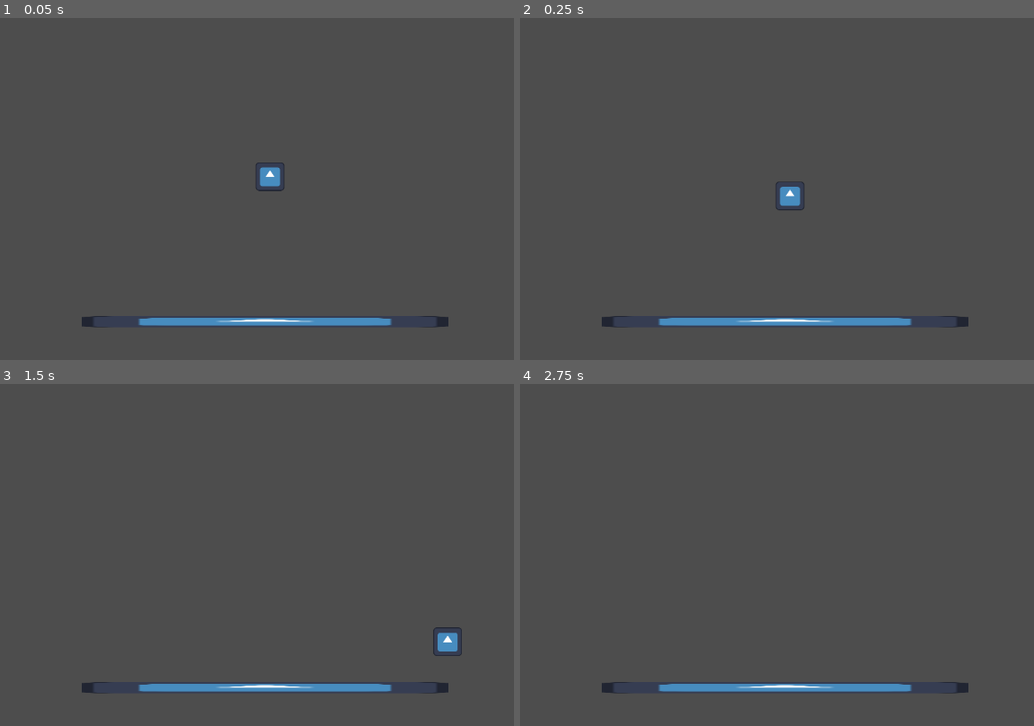
Above: before the commit, frames 1-4 (two rows, left to right).
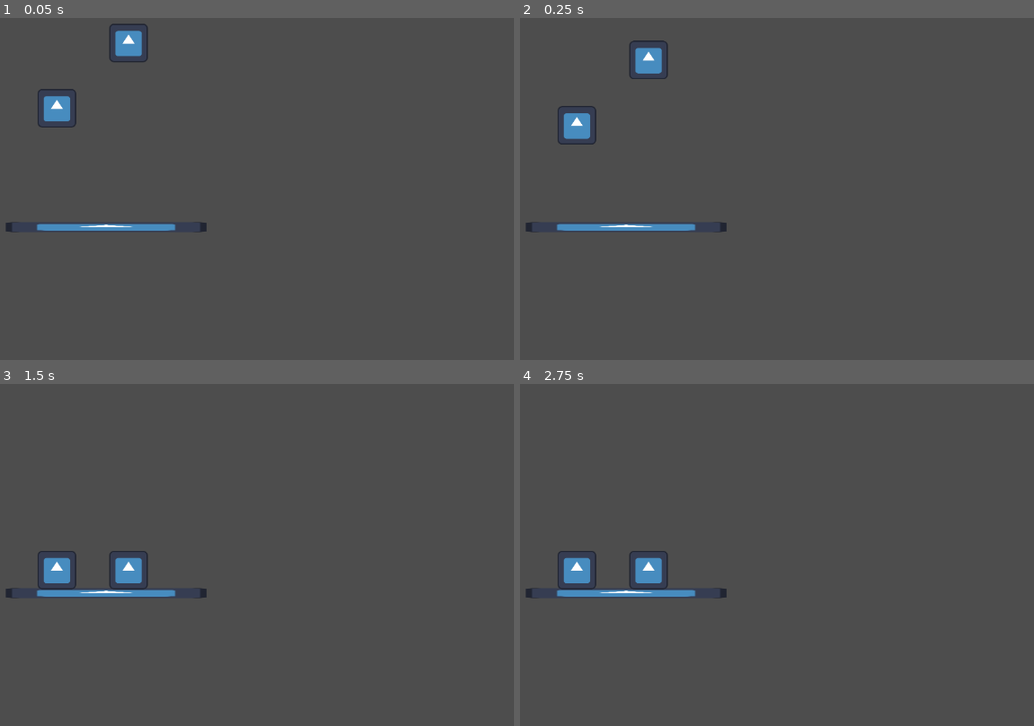
Above: after the commit, the same moments.

Repository: sunstone52/gmtk-gamejam-2024
Game: Godot game, scene res://scenes/scale_no_physics.tscn
Same seed, same stepped clock (60 frames per second), same inputs: the game is played once before the commit and once after it. Before the commit the project starts from res://scenes/scene.tscn. The engine's default icon, where the game draws it, is replaced by a stand-in: a white triangle on a blue panel in a dark square.
Inputs (mouse positions are in pixels of both pictures, inside the frame that each line leads up to):
- Up to frame 1 (0.05 s): no input
- Up to frame 2 (0.25 s): no input
- Up to frame 3 (1.5 s): tap Enter (ui_accept) at 0.5, 0.77 s; move the mouse to (272, 626) at 0.52 s; hold Right (ui_right) from 0.53 s (still down); click (272, 626) at 0.67 s; move the mouse to (128, 561) at 1.27 s; click (128, 561) at 1.42 s
- Up to frame 4 (2.75 s): tap Enter (ui_accept) at 1.52 s; move the mouse to (864, 452) at 2.02 s; release Right (ui_right) at 2.03 s; hold Left (ui_left) from 2.03 s (still down); click (864, 452) at 2.17 s

The runs differ from the first frame. In frame 1, 3.3% of the frame differs, in the area x 1-88%, y 1-91%; in frame 2, 3.3%; in frame 3, 3.3%, in the area x 1-90%, y 48-91%; in frame 4, 3.0%.

Commit message:
work on scale stuff

Diff:
--- a/project.godot
+++ b/project.godot
@@ -11,7 +11,7 @@
 [application]
 
 config/name="gmtk-jam-2024"
-run/main_scene="res://scenes/scene.tscn"
+run/main_scene="res://scenes/scale_no_physics.tscn"
 config/features=PackedStringArray("4.3", "Forward Plus")
 config/icon="res://assets/icon.svg"
 
--- /dev/null
+++ b/scenes/scale.tscn
@@ -0,0 +1,148 @@
+[gd_scene load_steps=8 format=3 uid="uid://cebi66gxphkvp"]
+
+[ext_resource type="Texture2D" uid="uid://cvva14e7sm8vn" path="res://assets/icon.svg" id="1_lgvta"]
+[ext_resource type="Script" path="res://scripts/arm.gd" id="2_sq6mw"]
+
+[sub_resource type="PhysicsMaterial" id="PhysicsMaterial_pqu1g"]
+
+[sub_resource type="RectangleShape2D" id="RectangleShape2D_3b2b5"]
+
+[sub_resource type="RectangleShape2D" id="RectangleShape2D_pi23k"]
+size = Vector2(58, 58)
+
+[sub_resource type="RectangleShape2D" id="RectangleShape2D_tht2w"]
+size = Vector2(466, 20)
+
+[sub_resource type="RectangleShape2D" id="RectangleShape2D_d1d0g"]
+size = Vector2(578, 20)
+
+[node name="Scene" type="Node2D"]
+
+[node name="Floor" type="StaticBody2D" parent="."]
+visible = false
+position = Vector2(570, 612)
+scale = Vector2(1.84082, 1)
+physics_material_override = SubResource("PhysicsMaterial_pqu1g")
+
+[node name="Sprite2D" type="Sprite2D" parent="Floor"]
+scale = Vector2(4.58877, 0.146794)
+texture = ExtResource("1_lgvta")
+
+[node name="CollisionShape2D" type="CollisionShape2D" parent="Floor"]
+scale = Vector2(29.28, 1)
+shape = SubResource("RectangleShape2D_3b2b5")
+disabled = true
+
+[node name="Object" type="RigidBody2D" parent="."]
+position = Vector2(847, 470)
+mass = 2.0
+
+[node name="CollisionShape2D" type="CollisionShape2D" parent="Object"]
+shape = SubResource("RectangleShape2D_pi23k")
+
+[node name="Sprite2D" type="Sprite2D" parent="Object"]
+scale = Vector2(0.484375, 0.484375)
+texture = ExtResource("1_lgvta")
+
+[node name="Scale" type="Node2D" parent="."]
+position = Vector2(0, 73)
+
+[node name="Arm" type="Node2D" parent="Scale"]
+
+[node name="Arm Pivot" type="PinJoint2D" parent="Scale/Arm"]
+position = Vector2(576, 140)
+node_a = NodePath("../Static")
+node_b = NodePath("../Arm")
+
+[node name="Static" type="StaticBody2D" parent="Scale/Arm"]
+position = Vector2(576, 187)
+scale = Vector2(0.191655, 0.191655)
+
+[node name="Sprite2D" type="Sprite2D" parent="Scale/Arm/Static"]
+visible = false
+scale = Vector2(0.328125, 0.328125)
+texture = ExtResource("1_lgvta")
+
+[node name="CollisionShape2D" type="CollisionShape2D" parent="Scale/Arm/Static"]
+scale = Vector2(0.0873313, -2.00027)
+shape = SubResource("RectangleShape2D_tht2w")
+disabled = true
+
+[node name="Arm" type="RigidBody2D" parent="Scale/Arm"]
+position = Vector2(575, 166)
+script = ExtResource("2_sq6mw")
+
+[node name="Sprite2D" type="Sprite2D" parent="Scale/Arm/Arm"]
+scale = Vector2(4.56404, 0.122629)
+texture = ExtResource("1_lgvta")
+
+[node name="CollisionShape2D" type="CollisionShape2D" parent="Scale/Arm/Arm"]
+shape = SubResource("RectangleShape2D_d1d0g")
+
+[node name="Left" type="Node2D" parent="Scale/Arm/Arm"]
+
+[node name="LeftPivot" type="StaticBody2D" parent="Scale/Arm/Arm/Left"]
+position = Vector2(-299, 4)
+
+[node name="CollisionShape2D" type="CollisionShape2D" parent="Scale/Arm/Arm/Left/LeftPivot"]
+scale = Vector2(0.0873313, -2.00027)
+shape = SubResource("RectangleShape2D_tht2w")
+disabled = true
+
+[node name="Left Joint" type="PinJoint2D" parent="Scale/Arm/Arm/Left"]
+position = Vector2(-299, 4)
+node_a = NodePath("../LeftPivot")
+node_b = NodePath("../RigidBody2D2")
+
+[node name="RigidBody2D2" type="RigidBody2D" parent="Scale/Arm/Arm/Left"]
+position = Vector2(-300, 304)
+mass = 2.0
+
+[node name="Sprite2D" type="Sprite2D" parent="Scale/Arm/Arm/Left/RigidBody2D2"]
+scale = Vector2(3.64908, 0.160649)
+texture = ExtResource("1_lgvta")
+
+[node name="CollisionShape2D" type="CollisionShape2D" parent="Scale/Arm/Arm/Left/RigidBody2D2"]
+shape = SubResource("RectangleShape2D_tht2w")
+
+[node name="Sprite2D" type="Sprite2D" parent="Scale/Arm/Arm/Left"]
+visible = false
+position = Vector2(-299, 4)
+scale = Vector2(0.328125, 0.328125)
+texture = ExtResource("1_lgvta")
+
+[node name="Right" type="Node2D" parent="Scale/Arm/Arm"]
+position = Vector2(587, 0)
+
+[node name="LeftPivot" type="StaticBody2D" parent="Scale/Arm/Arm/Right"]
+position = Vector2(-299, 4)
+
+[node name="CollisionShape2D" type="CollisionShape2D" parent="Scale/Arm/Arm/Right/LeftPivot"]
+scale = Vector2(0.0873313, -2.00027)
+shape = SubResource("RectangleShape2D_tht2w")
+disabled = true
+
+[node name="Left Joint" type="PinJoint2D" parent="Scale/Arm/Arm/Right"]
+position = Vector2(-299, 4)
+node_a = NodePath("../LeftPivot")
+node_b = NodePath("../RigidBody2D2")
+
+[node name="RigidBody2D2" type="RigidBody2D" parent="Scale/Arm/Arm/Right"]
+position = Vector2(-300, 304)
+mass = 2.0
+
+[node name="Sprite2D" type="Sprite2D" parent="Scale/Arm/Arm/Right/RigidBody2D2"]
+scale = Vector2(3.64908, 0.160649)
+texture = ExtResource("1_lgvta")
+
+[node name="CollisionShape2D" type="CollisionShape2D" parent="Scale/Arm/Arm/Right/RigidBody2D2"]
+shape = SubResource("RectangleShape2D_tht2w")
+
+[node name="Sprite2D" type="Sprite2D" parent="Scale/Arm/Arm/Right"]
+visible = false
+position = Vector2(-299, 4)
+scale = Vector2(0.328125, 0.328125)
+texture = ExtResource("1_lgvta")
+
+[node name="Camera2D" type="Camera2D" parent="."]
+position = Vector2(577, 323)
--- /dev/null
+++ b/scenes/scale_no_physics.tscn
@@ -0,0 +1,65 @@
+[gd_scene load_steps=7 format=3 uid="uid://cfvt2halb0gvi"]
+
+[ext_resource type="Script" path="res://scripts/scale_no_physics.gd" id="1_1ugf7"]
+[ext_resource type="Texture2D" uid="uid://cvva14e7sm8vn" path="res://assets/icon.svg" id="1_c2etf"]
+[ext_resource type="Script" path="res://scripts/mouse_controllable.gd" id="3_tcidc"]
+
+[sub_resource type="RectangleShape2D" id="RectangleShape2D_h73cy"]
+size = Vector2(46, 46)
+
+[sub_resource type="RectangleShape2D" id="RectangleShape2D_too0b"]
+
+[sub_resource type="RectangleShape2D" id="RectangleShape2D_vfsgr"]
+size = Vector2(58, 58)
+
+[node name="Scale" type="Node2D"]
+script = ExtResource("1_1ugf7")
+
+[node name="Left Platform" type="Node2D" parent="."]
+position = Vector2(313, 407)
+scale = Vector2(7, 0.366)
+
+[node name="StaticBody2D" type="StaticBody2D" parent="Left Platform"]
+
+[node name="CollisionShape2D" type="CollisionShape2D" parent="Left Platform/StaticBody2D"]
+shape = SubResource("RectangleShape2D_h73cy")
+
+[node name="Sprite2D" type="Sprite2D" parent="Left Platform"]
+scale = Vector2(0.359375, 0.359375)
+texture = ExtResource("1_c2etf")
+
+[node name="LeftArea" type="Area2D" parent="Left Platform"]
+unique_name_in_owner = true
+position = Vector2(-0.285714, -355.191)
+scale = Vector2(2.67979, -32.2365)
+
+[node name="CollisionShape2D" type="CollisionShape2D" parent="Left Platform/LeftArea"]
+shape = SubResource("RectangleShape2D_too0b")
+
+[node name="Object" type="RigidBody2D" parent="."]
+position = Vector2(234, 215)
+mass = 2.0
+
+[node name="CollisionShape2D" type="CollisionShape2D" parent="Object"]
+shape = SubResource("RectangleShape2D_vfsgr")
+
+[node name="Sprite2D" type="Sprite2D" parent="Object"]
+scale = Vector2(0.484375, 0.484375)
+texture = ExtResource("1_c2etf")
+
+[node name="MouseControllable" type="Node" parent="Object"]
+script = ExtResource("3_tcidc")
+
+[node name="Object2" type="RigidBody2D" parent="."]
+position = Vector2(349, 110)
+mass = 2.0
+
+[node name="CollisionShape2D" type="CollisionShape2D" parent="Object2"]
+shape = SubResource("RectangleShape2D_vfsgr")
+
+[node name="Sprite2D" type="Sprite2D" parent="Object2"]
+scale = Vector2(0.484375, 0.484375)
+texture = ExtResource("1_c2etf")
+
+[connection signal="body_entered" from="Left Platform/LeftArea" to="." method="_on_left_area_body_entered"]
+[connection signal="body_exited" from="Left Platform/LeftArea" to="." method="_on_left_area_body_exited"]
--- a/scripts/QuickClose.gd
+++ b/scripts/QuickClose.gd
@@ -35,7 +35,7 @@
 
 # Capture mouse if clicked on the game, needed for HTML5
 # Called when an InputEvent hasn't been consumed by _input() or any GUI item
-func _unhandled_input(event: InputEvent) -> void:
-	if event is InputEventMouseButton:
-			if event.button_index == MOUSE_BUTTON_LEFT && event.pressed:
-				Input.mouse_mode = Input.MOUSE_MODE_CONFINED
+#func _unhandled_input(event: InputEvent) -> void:
+	#if event is InputEventMouseButton:
+			#if event.button_index == MOUSE_BUTTON_LEFT && event.pressed:
+				#Input.mouse_mode = Input.MOUSE_MODE_CONFINED
--- /dev/null
+++ b/scripts/arm.gd
@@ -0,0 +1,14 @@
+extends RigidBody2D
+
+
+# Called when the node enters the scene tree for the first time.
+func _ready() -> void:
+	pass
+
+
+func _physics_process(delta: float) -> void:
+	pass
+
+
+func _on_rigid_body_2d_2_body_entered(body: Node) -> void:
+	print("Mass: %s kg" % body.mass)
--- /dev/null
+++ b/scripts/scale_no_physics.gd
@@ -0,0 +1,24 @@
+extends Node2D
+
+var weight: float = 0
+
+# Called when the node enters the scene tree for the first time.
+func _ready() -> void:
+	pass # Replace with function body.
+
+
+# Called every frame. 'delta' is the elapsed time since the previous frame.
+func _process(delta: float) -> void:
+	pass
+
+
+func _on_left_area_body_entered(body: Node2D) -> void:
+	if body is RigidBody2D:
+		weight += body.mass
+		print("Weight: %s kg" % weight)
+
+
+func _on_left_area_body_exited(body: Node2D) -> void:
+	if body is RigidBody2D:
+		weight -= body.mass
+		print("Weight: %s kg" % weight)
